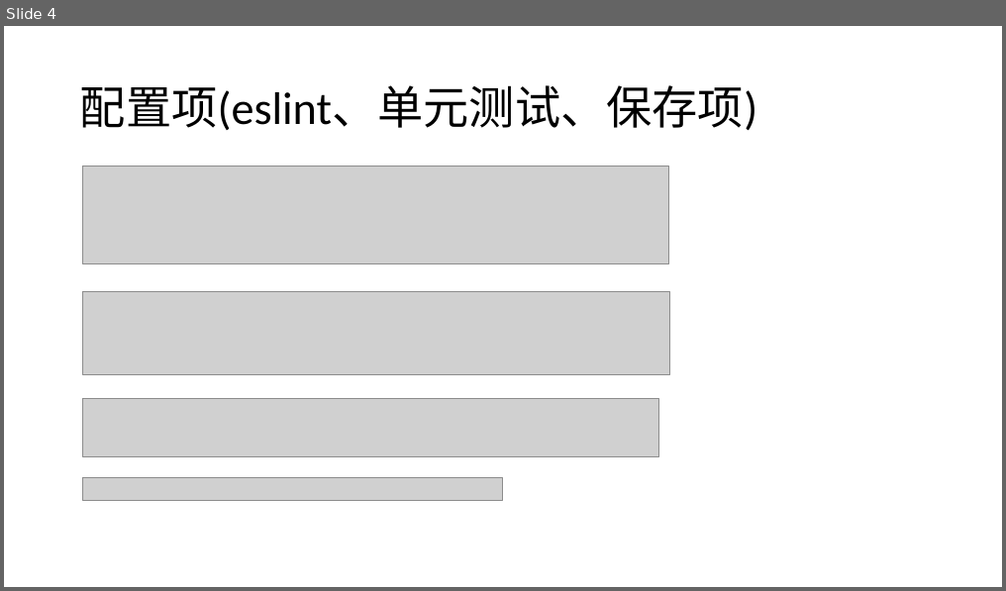
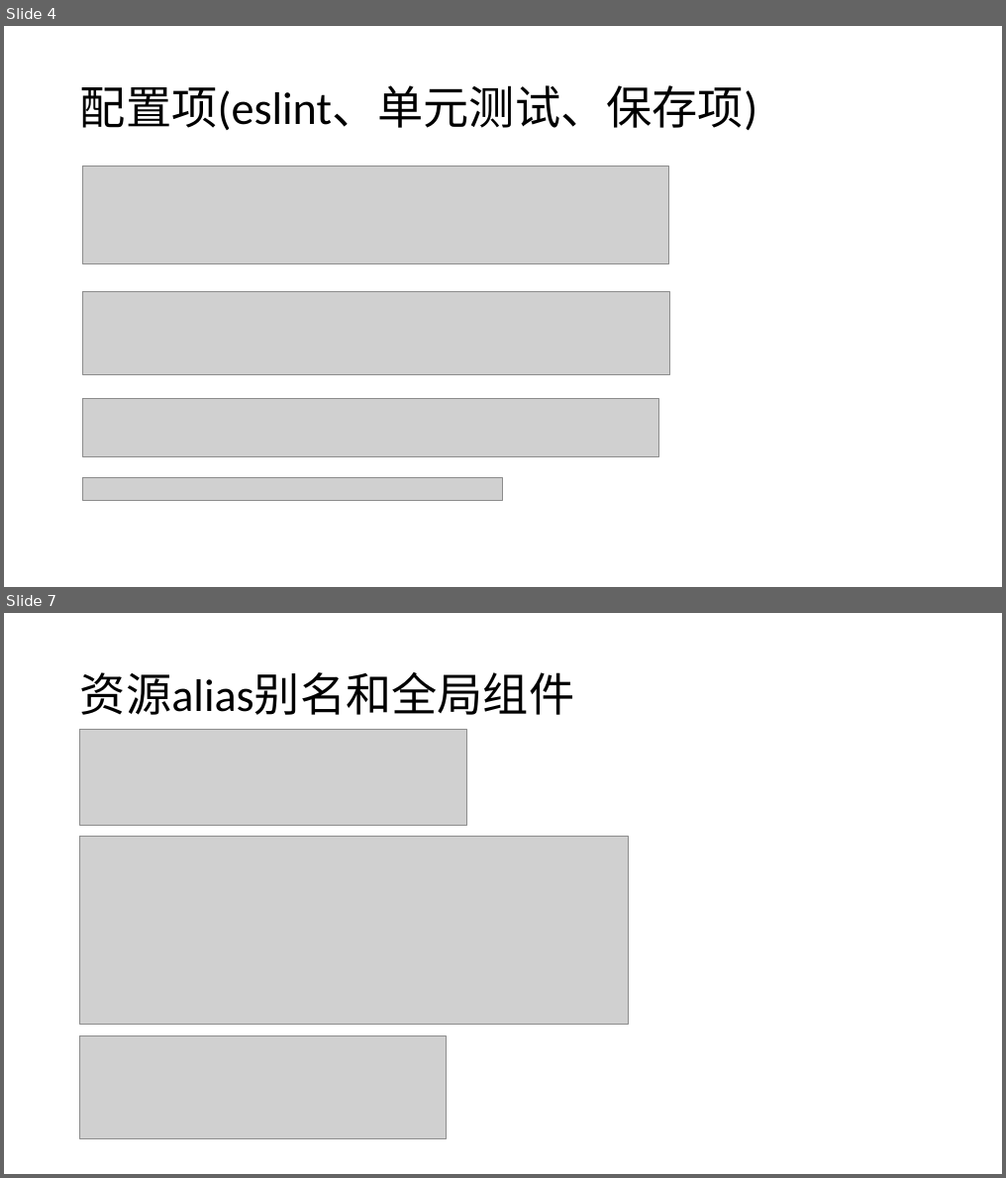
Before and after one commit to liwenxin-jam/vuecli3-starter, a slide deck: doc/vue-cli3.pptx. Shown one above the other, each under a label of ours: slide 4 before the commit, slides 4 and 7 after it; the slides between them are not shown. The pictures are 1006x591 and 1006x1178 pixels, drawn with LibreOffice and Linux fonts; fonts in the diff are those of the drawing; grey boxes stand for pictures. Boxes give left, top, right and bottom in pixels: in the first picture for what was removed or moved away, otherwise in the second. Text is boxed around its words. In the diff, an @@ line names an element or a change of style, - is before the commit and + after.

```diff
--- a/doc/vue-cli3.pptx
+++ b/doc/vue-cli3.pptx
@@ slide 7 added at [4, 613, 1002, 1174], background #FFFFFF @@
@@ title added at [80, 672, 574, 715], 44 pt, text #000000 @@
+资源alias别名和全局组件
@@ picture added at [79, 729, 466, 825] @@
@@ picture added at [79, 836, 628, 1025] @@
@@ picture added at [79, 1036, 447, 1140] @@
```
Also in this commit, not shown: 1 slide changed, 3 other slides added, 4 slides removed, 41 other files.
